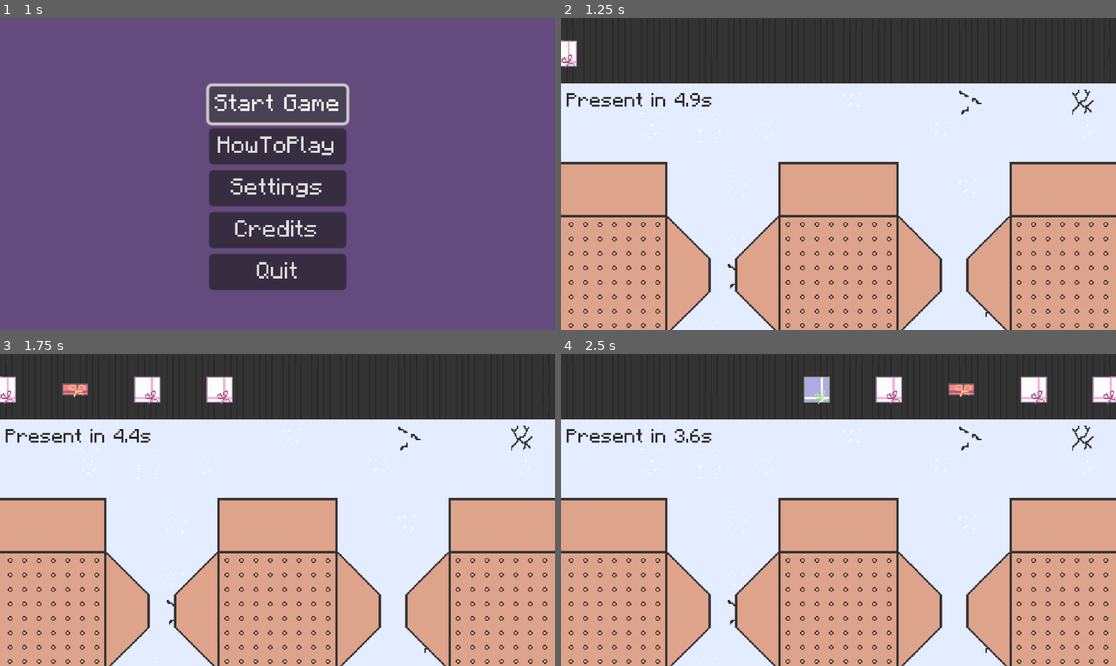
Above: before the commit, frames 1-4 (two rows, left to right).
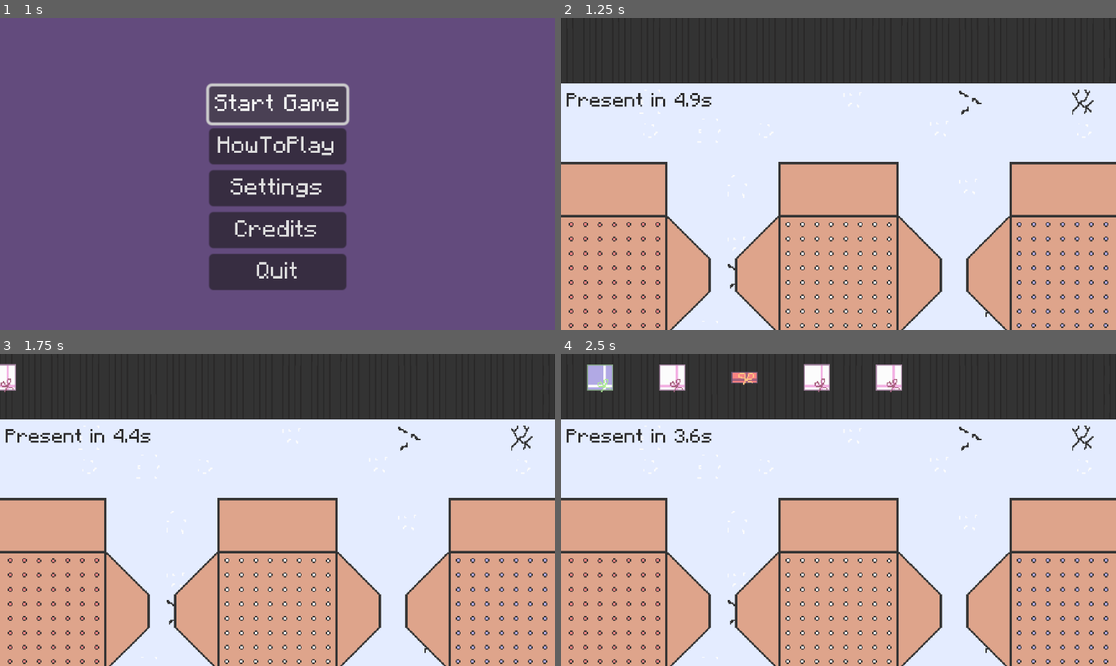
Above: after the commit, the same moments.

Repository: SuperDuperOrganisationsname/DevsThatJam9
Game: Godot game, scene res://scenes/menus/main_menu.tscn
Two runs of this game, one before a commit and one after it. Both use one fixed random seed, a clock stepped at 60 frames per second and the inputs below. Sound files missing from this copy of the repository are replaced by a short silence.
Inputs (mouse positions are in pixels of both pictures, inside the frame that each line leads up to):
- Up to frame 1 (1 s): click "Start Game" at 0.5 s
- Up to frame 2 (1.25 s): no input
- Up to frame 3 (1.75 s): move the mouse to (399, 494) at 1.27 s; press the mouse at (399, 494) at 1.28 s
- Up to frame 4 (2.5 s): move the mouse to (727, 525) at 2.02 s; release the mouse at (727, 525) at 2.03 s; click (727, 525) at 2.1 s

Frame 1 is identical in both runs. In frame 2, 1.1% of the frame differs, in the area x 0-99%, y 7-100%; in frame 3, 2.2%; in frame 4, 3.9%, in the area x 1-100%, y 3-100%.

Commit message:
color indication for boxes

Diff:
--- a/scenes/main.tscn
+++ b/scenes/main.tscn
@@ -245,9 +245,9 @@
 
 [node name="Score" type="Label" parent="Control"]
 layout_mode = 0
-offset_left = 250.0
+offset_left = 50.0
 offset_top = -165.0
-offset_right = 290.0
+offset_right = 90.0
 offset_bottom = -142.0
 theme = ExtResource("3_5xp6s")
 theme_override_colors/font_color = Color(0.160784, 0.156863, 0.156863, 1)
@@ -267,10 +267,10 @@
 
 [node name="PauseButton" type="Button" parent="Control"]
 layout_mode = 1
-offset_left = -380.0
-offset_top = -210.0
-offset_right = -323.0
-offset_bottom = -185.0
+offset_left = -353.0
+offset_top = -176.0
+offset_right = -296.0
+offset_bottom = -151.0
 theme = ExtResource("3_5xp6s")
 text = "Pause"
 
--- a/scripts/gameplay.gd
+++ b/scripts/gameplay.gd
@@ -13,6 +13,8 @@
 ]
 
 const Num_Starting_Gifts: int = 5
+
+const Gift_Y_Pos: int = -110
 
 class Gift:
 	var color: int
@@ -43,9 +45,9 @@
 	obj.scale_size = gift.scale
 	obj.gift_size = gift.size
 	obj.color = gift.color
-	obj.gift_index = 15
-
-	obj.position = Vector2(_int_to_x_pos(15), -100)
+	obj.gift_index = 20
+
+	obj.position = Vector2(_int_to_x_pos(20), Gift_Y_Pos)
 	$Gifts.add_child(obj)
 	obj._init_gift()
 
@@ -74,7 +76,7 @@
 		if not gift.draggable and gift.position.x == _int_to_x_pos(gift.gift_index):
 			var tween = get_tree().create_tween()
 			gift.pub_area_node.process_mode = Node.PROCESS_MODE_DISABLED
-			tween.tween_property(gift, "position", Vector2(_int_to_x_pos(j), -100), 0.1 * (gift.gift_index - j)).set_ease(Tween.EASE_OUT)
+			tween.tween_property(gift, "position", Vector2(_int_to_x_pos(j), Gift_Y_Pos), 0.1 * (gift.gift_index - j)).set_ease(Tween.EASE_OUT)
 			gift.gift_index = j
 
 			await tween.finished
@@ -108,7 +110,7 @@
 
 	for gift in pending_gifts:
 		if gift and not gift.draggable:
-			gift.position.y = -100
+			gift.position.y = Gift_Y_Pos
 
 	$Control/Score.text = "Score: " + str(total_score)
 	$Control/GiftTimer.text = "New Present in %.1fs" % ($Timer/NewGiftTimer.time_left)
--- a/scripts/packing_grid.gd
+++ b/scripts/packing_grid.gd
@@ -30,6 +30,8 @@
 			sprite.texture = texture
 			sprite.centered = false
 			sprite.offset = Vector2(x, y) * (Globals.TILE_SIZE as Vector2)
+			sprite.hframes = 3
+			sprite.frame = color
 			add_child(sprite)
 			textures.append(sprite)
 
Binary file changed: asesprite_projects/TileEmpty.aseprite
Binary file changed: asesprite_projects/TileFull.aseprite
Binary file changed: assets/art/TileEmpty.png
Binary file changed: assets/art/TileFull.png
